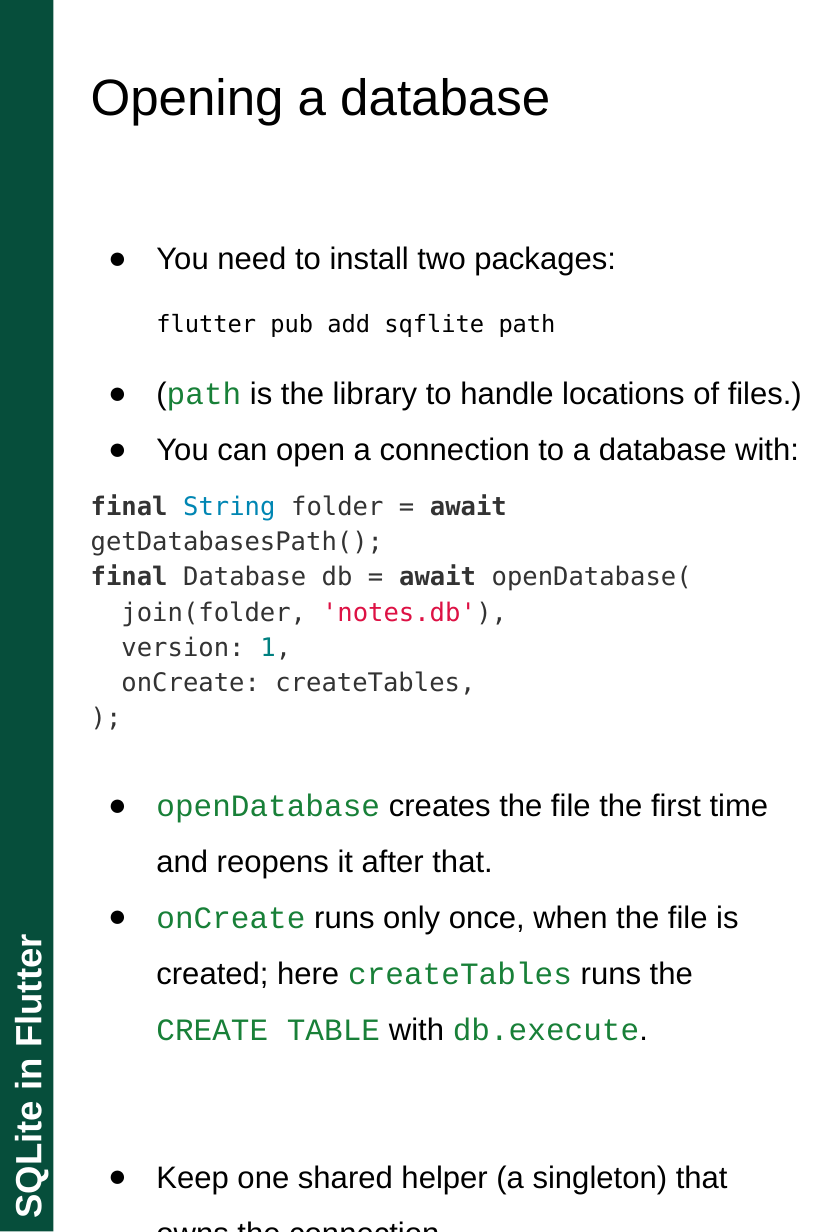
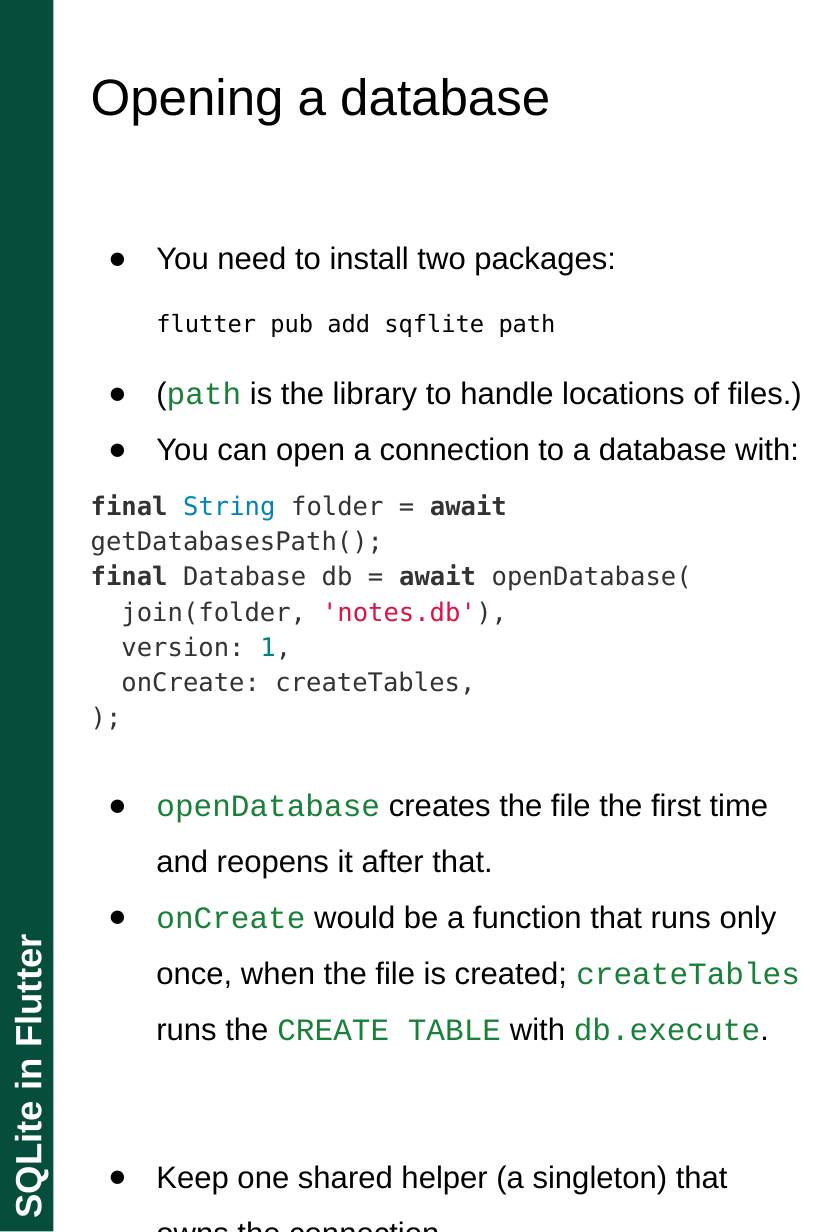
Before and after one commit to manighahrmani/sandwich_shop, a slide deck: slide 11 of finalised_lectures/lecture-7.pptx (slide 10 before the commit). Drawn at 821x1232 pixels with LibreOffice and Linux fonts; fonts in the diff are those of the drawing. Boxes give left, top, right and bottom in pixels: in the first picture for what was removed or moved away, otherwise in the second. Text is boxed around its words. In the diff, an @@ line names an element or a change of style, - is before the commit and + after.

```diff
--- a/finalised_lectures/lecture-7.pptx
+++ b/finalised_lectures/lecture-7.pptx
@@ text at box(156, 905, 800, 1041): text changed @@
-● onCreate runs only once, when the file is created; here createTables runs the CREATE TABLE with db.execute.
+● onCreate would be a function that runs only once, when the file is created; createTables runs the CREATE TABLE with db.execute.
```
Also in this commit, not shown: 1 other slide changed, 1 slide added, 23 other files.
